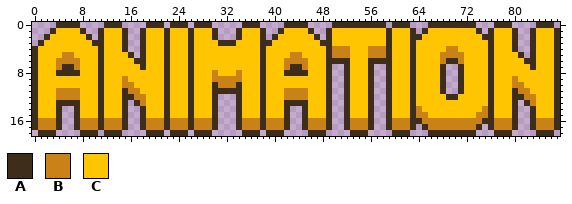
Two versions of one sprite sheet, montana-portfolio/static/animation-title.png. Above, as it was before the edit.
The file is 352x76 pixels, drawn in blocks of 4x4; one block is one cell here.
Palette (. is transparent): A #3f2d1b  B #c98217  C #ffc500
And afterwards:
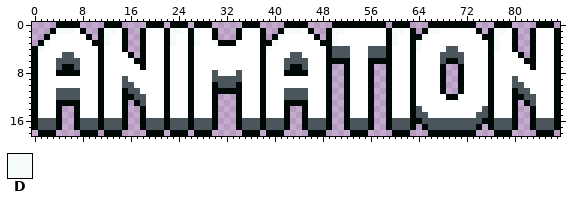
Colours new in this view: D #f4fbfa
What changed:
{"colour":"A","old":"#3f2d1b","new":"#000807"}
{"colour":"B","old":"#c98217","new":"#4b555c"}
{"colour":"C","old":"#ffc500","new":"#ffffff"}
{"y":1,"x":4,"old":"CCC","new":"DDD"}
{"y":1,"x":12,"old":"CC","new":"DD"}
{"y":1,"x":23,"old":"CC","new":"DD"}
{"y":1,"x":27,"old":"C","new":"D"}
{"y":1,"x":42,"old":"CCC","new":"DDD"}
{"y":1,"x":50,"old":"CC","new":"DD"}
{"y":1,"x":60,"old":"CC","new":"DD"}
{"y":1,"x":66,"old":"CC","new":"DD"}
{"y":1,"x":77,"old":"CC","new":"DD"}
{"y":2,"x":3,"old":"C","new":"D"}
{"y":2,"x":12,"old":"C","new":"D"}
{"y":2,"x":23,"old":"C","new":"D"}
{"y":2,"x":27,"old":"C","new":"D"}
{"y":2,"x":41,"old":"C","new":"D"}
{"y":2,"x":50,"old":"C","new":"D"}
{"y":2,"x":60,"old":"C","new":"D"}
{"y":2,"x":65,"old":"C","new":"D"}
{"y":2,"x":77,"old":"C","new":"D"}
{"y":3,"x":2,"old":"C","new":"D"}
{"y":3,"x":12,"old":"C","new":"D"}
{"y":3,"x":23,"old":"C","new":"D"}
{"y":3,"x":27,"old":"C","new":"D"}
{"y":3,"x":30,"old":"C","new":"D"}
{"y":3,"x":40,"old":"C","new":"D"}
{"y":3,"x":50,"old":"C","new":"D"}
{"y":3,"x":60,"old":"C","new":"D"}
{"y":3,"x":64,"old":"C","new":"D"}
{"y":3,"x":77,"old":"C","new":"D"}
{"y":4,"x":1,"old":"C","new":"D"}
{"y":4,"x":39,"old":"C","new":"D"}
{"y":4,"x":64,"old":"C","new":"D"}
{"y":4,"x":77,"old":"C","new":"D"}
{"label":"changed","picture_box":[32,22,560,136]}
